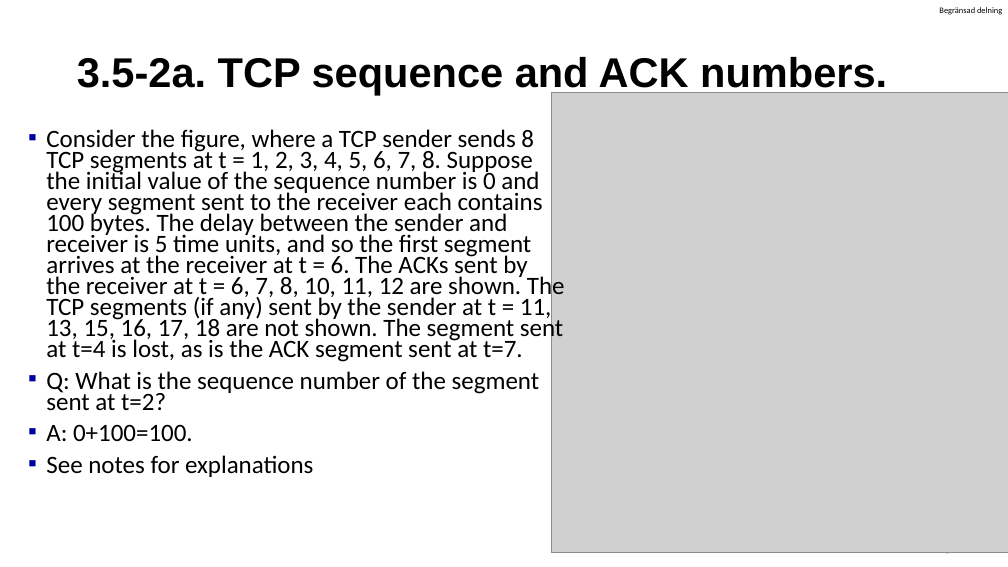
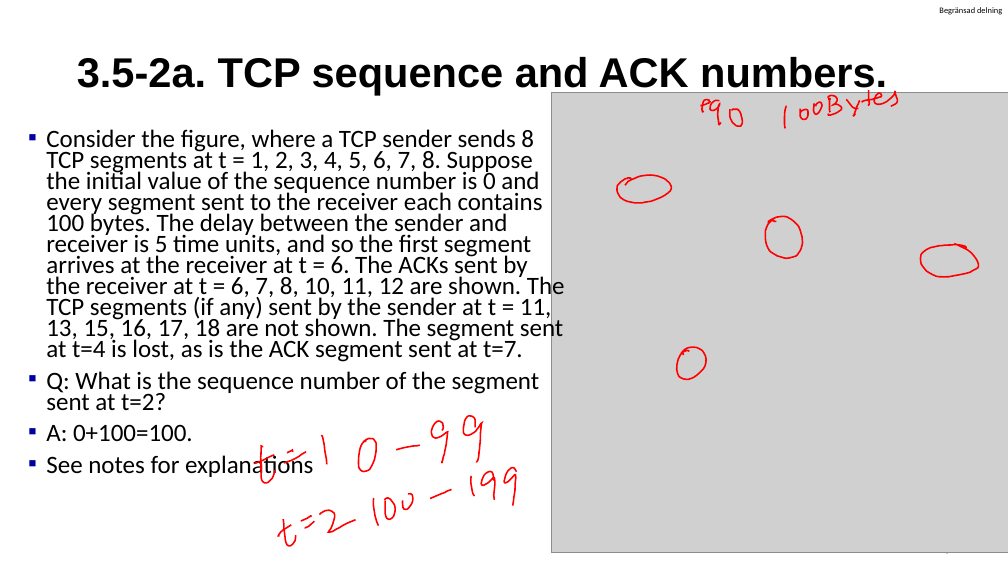
Before and after one commit to guhofstra/CSC175, a slide deck: slide 5 of PPTs/Quiz/Quiz Questions.pptx. Drawn at 1008x567 pixels with LibreOffice and Linux fonts; fonts in the diff are those of the drawing; grey boxes stand for pictures. Boxes give left, top, right and bottom in pixels: in the first picture for what was removed or moved away, otherwise in the second. Text is boxed around its words. In the diff, an @@ line names an element or a change of style, - is before the commit and + after.

Commit message:
xx

```diff
--- a/PPTs/Quiz/Quiz Questions.pptx
+++ b/PPTs/Quiz/Quiz Questions.pptx
@@ freeform shape added at (700,100,710,112), outline #FF0000 1.5 pt @@
@@ freeform shape added at (710,101,721,125), outline #FF0000 1.5 pt @@
@@ freeform shape added at (730,110,742,126), outline #FF0000 1.5 pt @@
@@ group added at (785,90,898,129): 9 freeform shapes @@
@@ freeform shape added at (617,175,671,203), outline #FF0000 1.5 pt @@
@@ freeform shape added at (765,216,802,259), outline #FF0000 1.5 pt @@
@@ freeform shape added at (921,243,979,277), outline #FF0000 1.5 pt @@
@@ freeform shape added at (677,347,706,380), outline #FF0000 1.5 pt @@
@@ freeform shape added at (464,416,482,462), outline #FF0000 1.5 pt @@
@@ freeform shape added at (358,439,376,472), outline #FF0000 1.5 pt @@
@@ freeform shape added at (396,445,420,450), outline #FF0000 1.5 pt @@
@@ freeform shape added at (432,421,448,463), outline #FF0000 1.5 pt @@
@@ freeform shape added at (471,476,475,496), outline #FF0000 1.5 pt @@
@@ freeform shape added at (482,472,495,501), outline #FF0000 1.5 pt @@
@@ freeform shape added at (504,468,516,506), outline #FF0000 1.5 pt @@
@@ freeform shape added at (374,498,379,526), outline #FF0000 1.5 pt @@
@@ freeform shape added at (384,498,395,520), outline #FF0000 1.5 pt @@
@@ freeform shape added at (402,494,413,510), outline #FF0000 1.5 pt @@
@@ freeform shape added at (430,489,451,498), outline #FF0000 1.5 pt @@
@@ group added at (255,435,356,546): 10 freeform shapes @@
```
Also in this commit, not shown: 8 other slides changed, 4 slides added.
